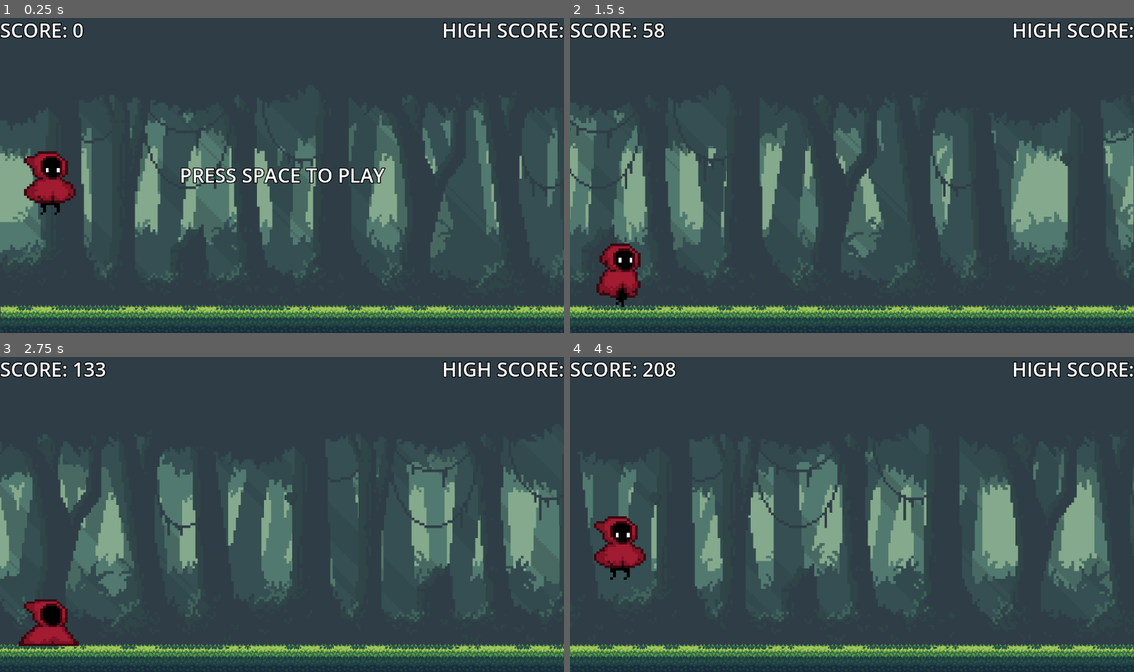
Above: before the commit, frames 1-4 (two rows, left to right).
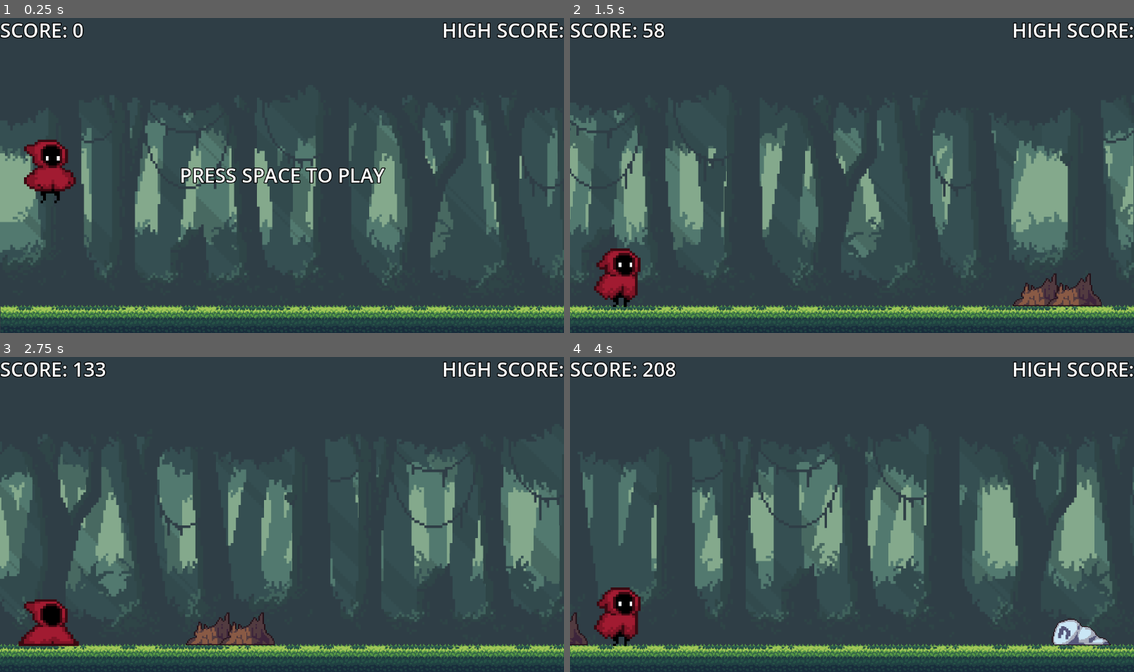
Above: after the commit, the same moments.

Repository: MuhannadMojalled/RunnerGame
Game: Godot game, scene res://scenes/main.tscn
Same seed, same stepped clock (60 frames per second), same inputs: the game is played once before the commit and once after it.
Inputs:
- Up to frame 1 (0.25 s): no input
- Up to frame 2 (1.5 s): tap Space at 0.5 s; tap Enter (ui_accept) at 0.77 s
- Up to frame 3 (2.75 s): tap Enter (ui_accept) at 1.52 s; hold Down (ui_down) from 2.03 s (still down)
- Up to frame 4 (4 s): release Down (ui_down) at 2.78 s; tap Enter (ui_accept) at 3.02, 3.77 s

The runs differ from the first frame. In frame 1, 1.4% of the frame differs, in the area x 4-14%, y 38-63%; in frame 2, 1.7%; in frame 3, 1.0%; in frame 4, 3.0%, in the area x 0-96%, y 50-92%.

Commit message:
implemented the obstacles system

Diff:
--- a/scenes/bird.tscn
+++ b/scenes/bird.tscn
@@ -53,7 +53,7 @@
 sprite_frames = SubResource("SpriteFrames_n4tkr")
 animation = &"flying"
 autoplay = "flying"
-frame_progress = 0.0414559
+frame_progress = 0.243139
 
 [node name="CollisionShape2D" type="CollisionShape2D" parent="."]
 position = Vector2(-36, 3)
--- a/scenes/main.gd
+++ b/scenes/main.gd
@@ -3,7 +3,9 @@
 var stump = preload("res://scenes/stump.tscn")
 var bird = preload("res://scenes/bird.tscn")
 var rock = preload("res://scenes/rock.tscn")
-var obstacle_types :=[stump,bird,rock]
+var obstacle_types :=[stump,rock]
+var obstacles : Array
+var bird_height :=[200,390]
 
 const START_POS := Vector2i(150,485)
 const CAM_START_POS := Vector2i(823,593)
@@ -14,10 +16,13 @@
 const MAX_SPEED : int = 25
 const SPEED_MOD : int = 5000
 var screen_size : Vector2i
+var ground_height : int
 var game_running : bool
+var last_obs
 
 func _ready():
 	screen_size = get_window().size
+	ground_height = $Ground.get_node("Sprite2D").texture.get_height()
 	new_game()
 
 func new_game():
@@ -36,6 +41,9 @@
 		speed = START_SPEED + score / SPEED_MOD
 		if speed>MAX_SPEED:
 			speed = MAX_SPEED
+
+		generate_obs()
+
 		$Player.position.x +=speed
 		$Camera2D.position.x +=speed
 		score +=speed
@@ -47,5 +55,27 @@
 		if Input.is_action_pressed("ui_accept"):
 			game_running = true
 			$HUD.get_node("Startlabel").hide()
+
+func generate_obs():
+	if obstacles.is_empty() or last_obs.position.x< score + randi_range(300,500):
+		var obs_type = obstacle_types[randi()% obstacle_types.size()]
+		var obs
+		var max_obs = 3
+		for i in range(randi() % max_obs +1):
+			obs = obs_type.instantiate()
+			var obs_height = obs.get_node("Sprite2D").texture.get_height()
+			var obs_scale = obs.get_node("Sprite2D").scale
+			var obs_x : int = screen_size.x + score + 800 + (i*100)
+			var obs_y : int =screen_size.y - ground_height - (obs_height * obs_scale.y /2) + 490
+			last_obs = obs
+			add_obs(obs,obs_x,obs_y)
+
+
+func add_obs(obs,x,y):
+		obs.position = Vector2i(x,y)
+		add_child(obs)
+		obstacles.append(obs)
+
+
 func show_score():
 	$HUD.get_node("Scorelabel").text = "SCORE: "+ str(score / SCORE_MOD)
--- a/scenes/player.gd
+++ b/scenes/player.gd
@@ -1,6 +1,6 @@
 extends CharacterBody2D
 
-const GRAVITY : int = 4200
+const GRAVITY : int = 3000
 const JUMP_SPEED : int = -1800
 
 func _physics_process(delta):
